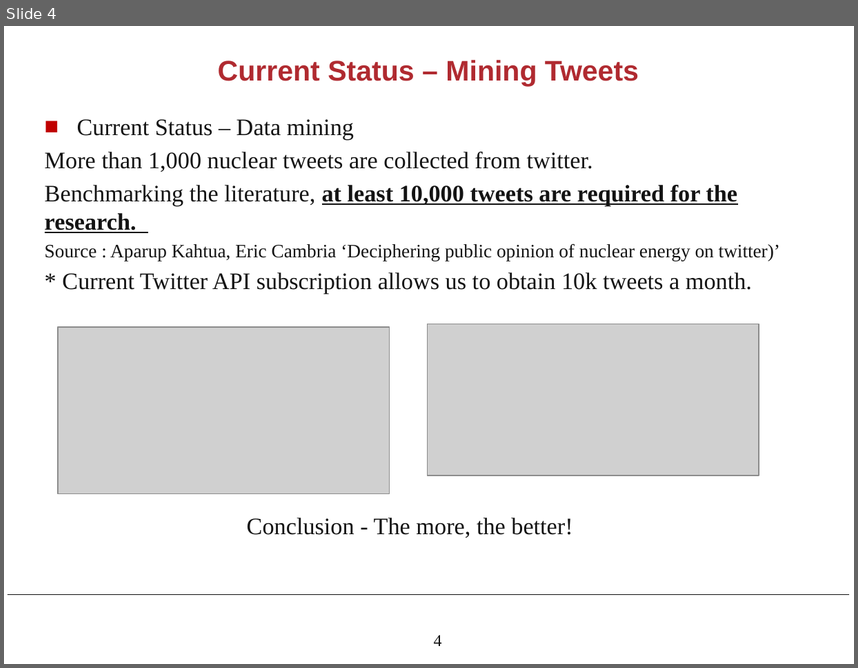
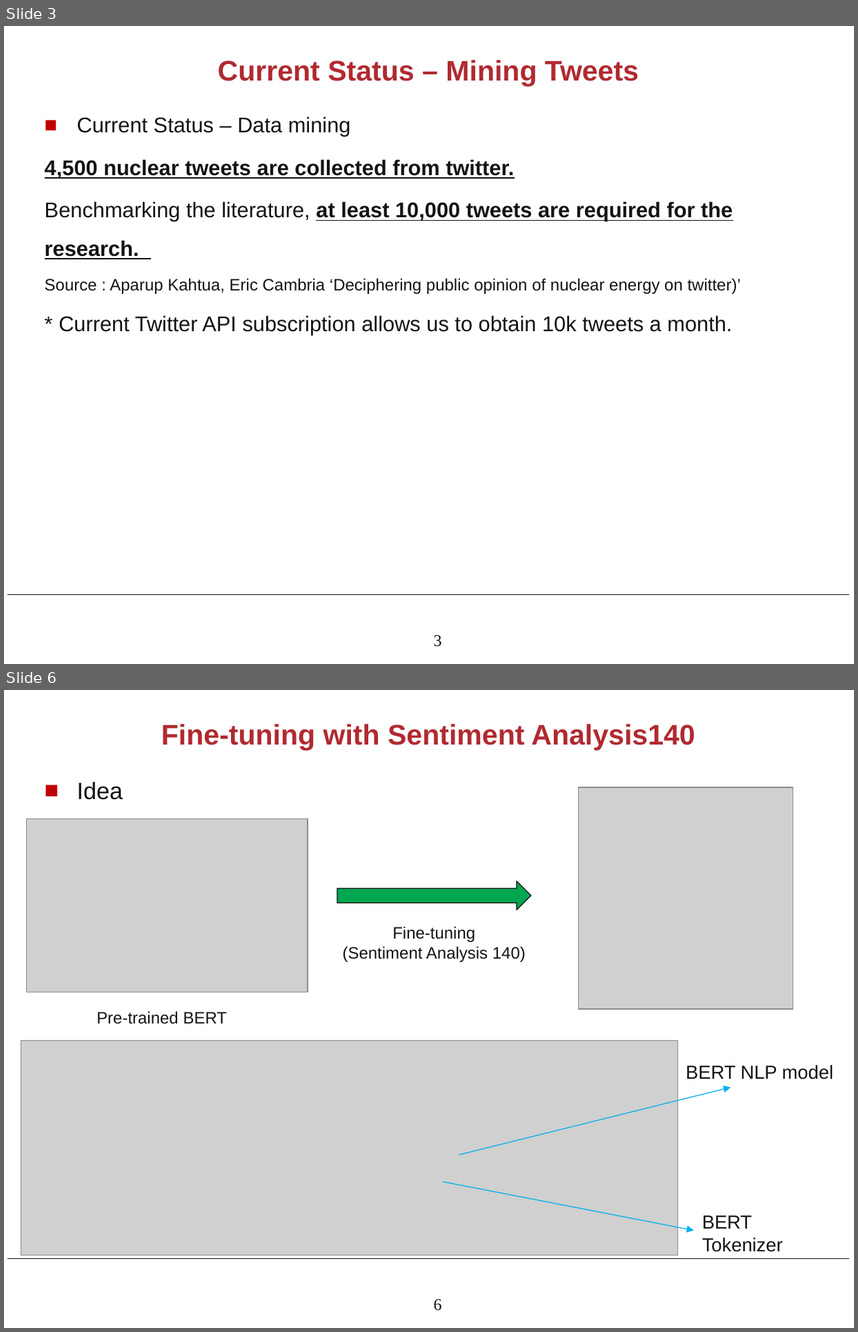
Before and after one commit to army17929/NLP, a slide deck: meeting_slides/week3.pptx. Shown one above the other, each under a label of ours: slide 4 before the commit, slides 3 and 6 after it; the slides between them are not shown. The pictures are 858x668 and 858x1332 pixels, drawn with LibreOffice and Linux fonts; fonts in the diff are those of the drawing; grey boxes stand for pictures; background and template pictures are left out. Boxes give left, top, right and bottom in pixels: in the first picture for what was removed or moved away, otherwise in the second. Text is boxed around its words. In the diff, an @@ line names an element or a change of style, - is before the commit and + after.

```diff
--- a/meeting_slides/week3.pptx
+++ b/meeting_slides/week3.pptx
@@ slide 6 added at (4, 690, 854, 1328), background #FFFFFF; not listed: 2 template elements that a slide beside it also shows @@
@@ title added at (161, 724, 695, 751), 24 pt, text #B02A30, bold @@
+Fine-tuning with Sentiment Analysis140
@@ text added at (77, 782, 123, 800), 20 pt, text #131313 @@
+■ Idea
@@ picture added at (579, 788, 793, 1009) @@
@@ picture added at (27, 818, 308, 992) @@
@@ right arrow added at (337, 881, 531, 910), fill #00A650, outline #131313 0.75 pt @@
@@ text added at (343, 926, 526, 962), 14 pt, text #131313 @@
+Fine-tuning
+(Sentiment Analysis 140)
@@ text added at (96, 1011, 228, 1024), 14 pt, text #131313 @@
+Pre-trained BERT
@@ picture added at (21, 1041, 678, 1255) @@
@@ text added at (686, 1065, 833, 1079), 16 pt, text #131313 @@
+BERT NLP model
@@ arrow added from (459, 1154) to (731, 1087), #00B0F0 0.75 pt @@
@@ arrow added from (443, 1181) to (694, 1230), #00B0F0 0.75 pt @@
@@ text added at (702, 1215, 783, 1252), 16 pt, text #131313 @@
+BERT
+Tokenizer
@@ what was slide 4 is now slide 3 @@
@@ slide 3 changed as well @@
@@ text at (45, 116, 741, 335): size 20 to 18 pt in "Current Status – Data mining", "Benchmarking the literature, at least 10,000 tweets ...", "* Current Twitter API subscription allows us ..."; font Times New Roman to Arial in "Current Status – Data mining", "Benchmarking the literature, at least 10,000 tweets ...", "Source : Aparup Kahtua, Eric Cambria ‘Deciphering ...", "* Current Twitter API subscription allows us ..."; size 16 to 14 pt in "Source : Aparup Kahtua, Eric Cambria ‘Deciphering ..."; line spacing 1 to 1.5 @@
@@ text at (45, 159, 514, 178): text changed; size 20 to 18 pt; font Times New Roman to Arial; bold on @@
-More than 1,000 nuclear tweets are collected from twitter.
+4,500 nuclear tweets are collected from twitter.
@@ picture removed at (58, 327, 389, 494) @@
@@ picture removed at (428, 323, 759, 474) @@
@@ text removed at (247, 517, 573, 537) @@
-Conclusion - The more, the better!
@@ page number at (434, 635, 442, 646): text changed @@
-4
+3
```
Also in this commit, not shown: 2 other slides changed, 6 other slides added, 5 slides removed, 15 other files.
